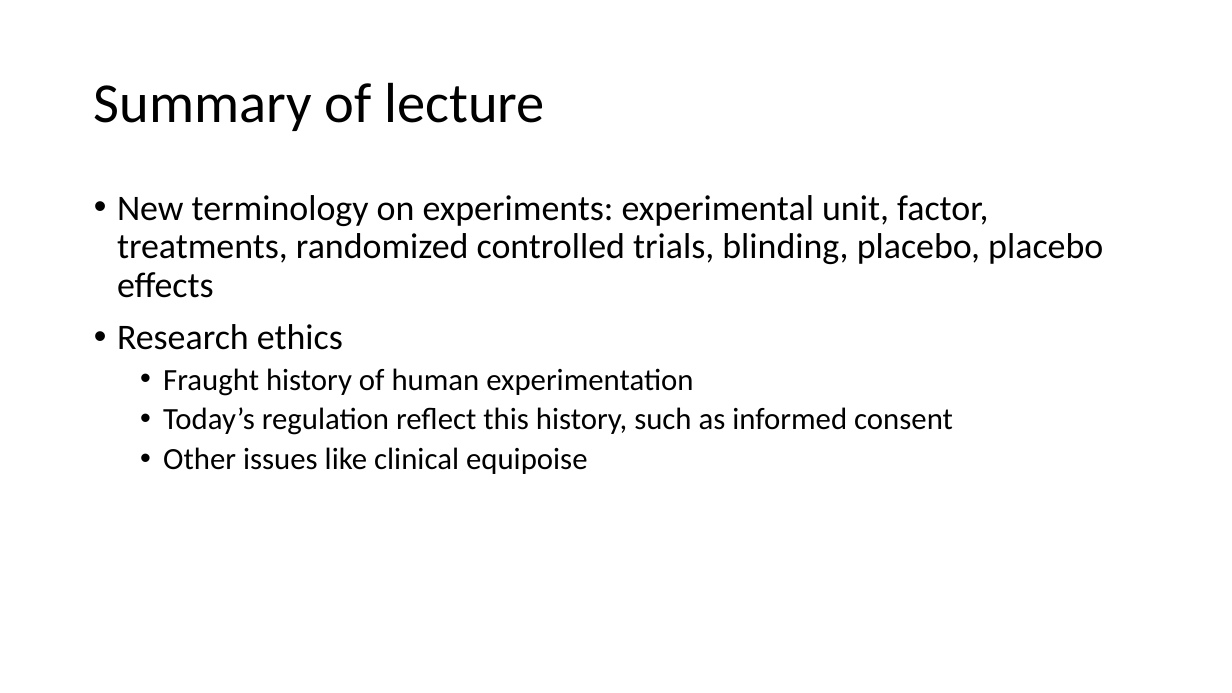
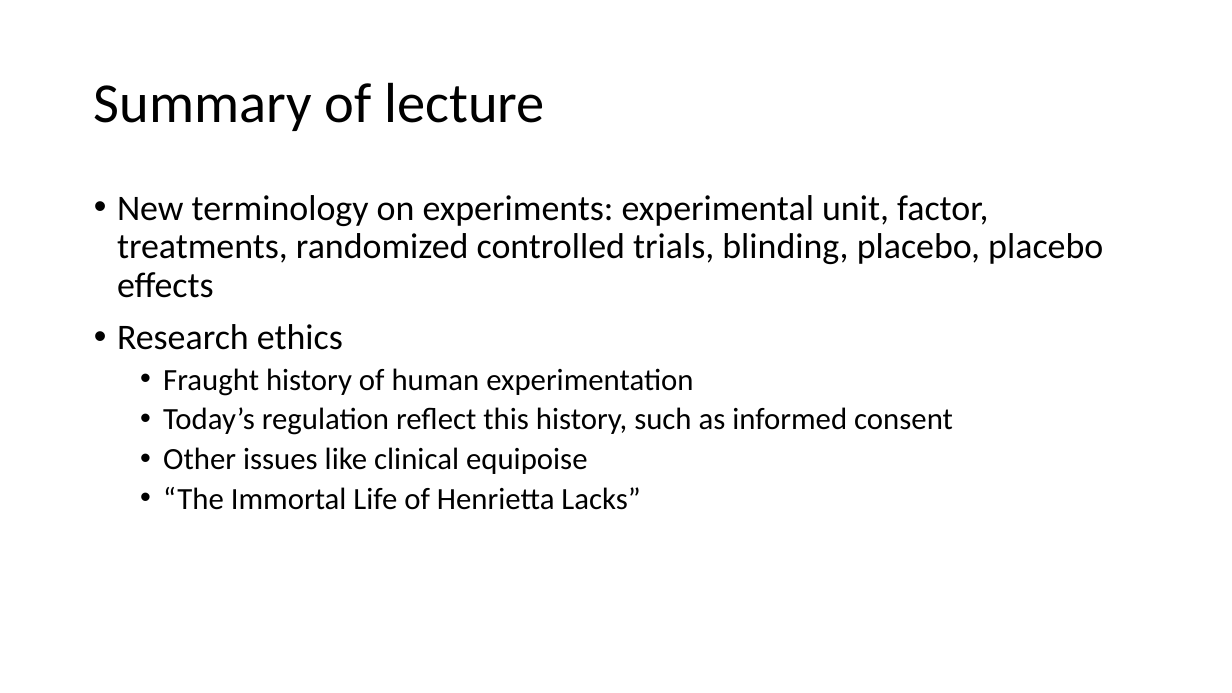
Before and after one commit to ph142-ucb/ph142-fa25, a slide deck: slide 30 of lec/Day-10_Design-experiments/Lec-10-Designing-experiments.pptx (slide 29 before the commit). Drawn at 1232x693 pixels with LibreOffice and Linux fonts; fonts in the diff are those of the drawing. Boxes give left, top, right and bottom in pixels: in the first picture for what was removed or moved away, otherwise in the second. Text is boxed around its words. In the diff, an @@ line names an element or a change of style, - is before the commit and + after.

Commit message:
Updated some slides.

```diff
--- a/lec/Day-10_Design-experiments/Lec-10-Designing-experiments.pptx
+++ b/lec/Day-10_Design-experiments/Lec-10-Designing-experiments.pptx
@@ text at (163,487,640,510): paragraph added @@
+  • “The Immortal Life of Henrietta Lacks”
```
Also in this commit, not shown: 1 slide added, 1 other file.
